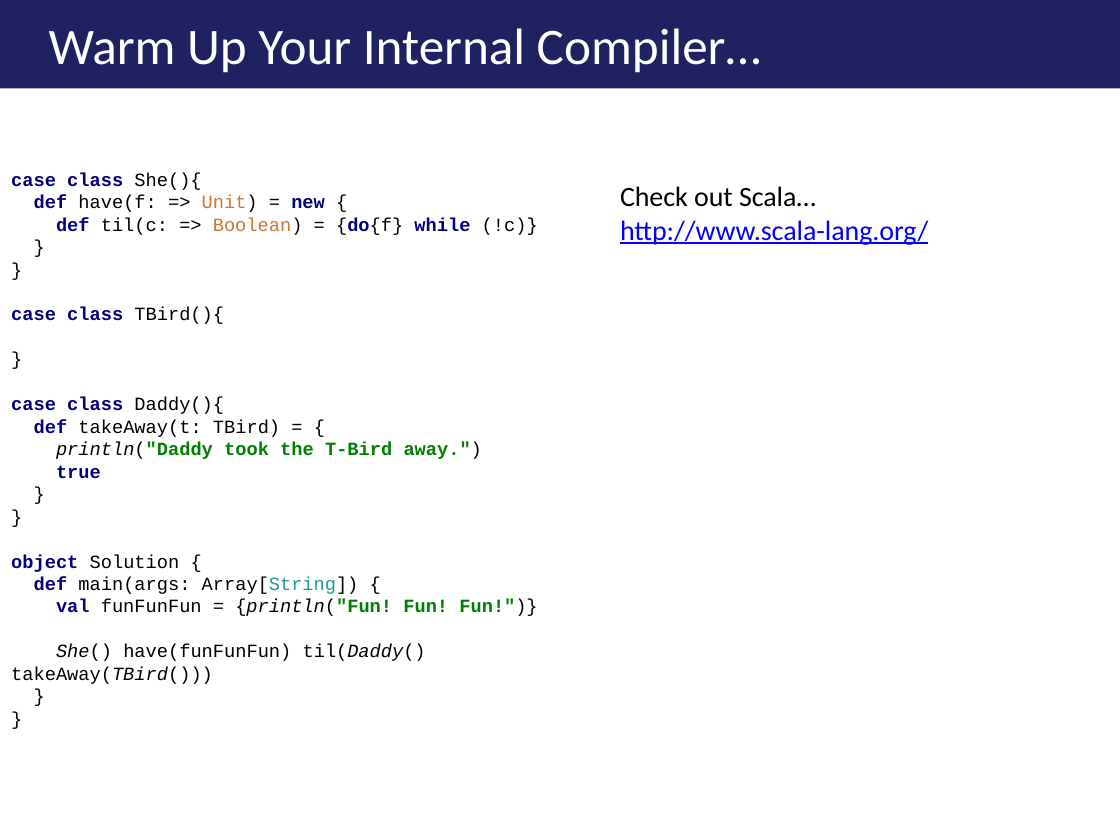
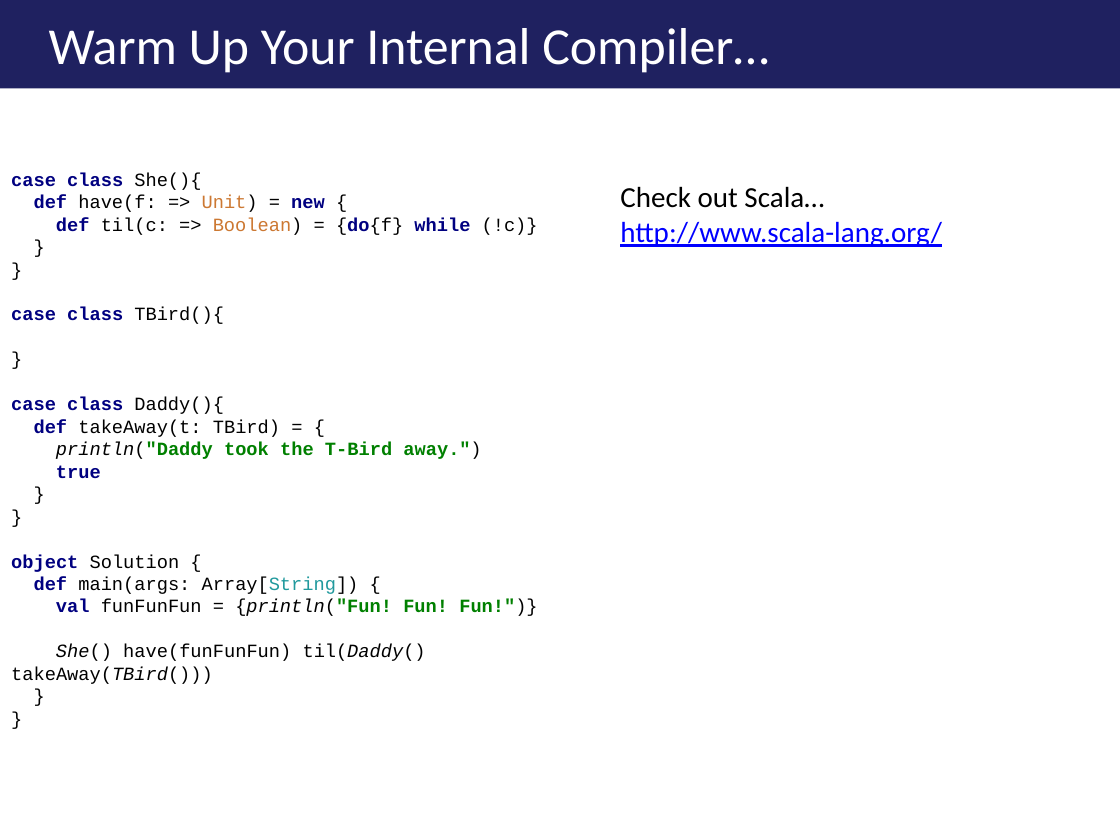
Before and after one commit to ericburcham/THasyINKnc, a slide deck: slide 14 of Presentation/THasINKync - 4x3.pptx (slide 13 before the commit). Drawn at 1120x840 pixels with LibreOffice and Linux fonts; fonts in the diff are those of the drawing; background and template pictures are left out. Boxes give left, top, right and bottom in pixels: in the first picture for what was removed or moved away, otherwise in the second. Text is boxed around its words. In the diff, an @@ line names an element or a change of style, - is before the commit and + after.

```diff
--- a/Presentation/THasINKync - 4x3.pptx
+++ b/Presentation/THasINKync - 4x3.pptx
@@ title "Warm Up Your Internal Compiler…" at box(0, 0, 1120, 88): size 24.8 to 25 pt; indent changed @@
@@ text "Check out Scala… http://www.scala-lang.org/" at box(620, 186, 942, 247): size 13.5 to 14 pt @@
```
Also in this commit, not shown: 33 other slides changed, 2 slides added, 2 slides removed, 1 other file.
